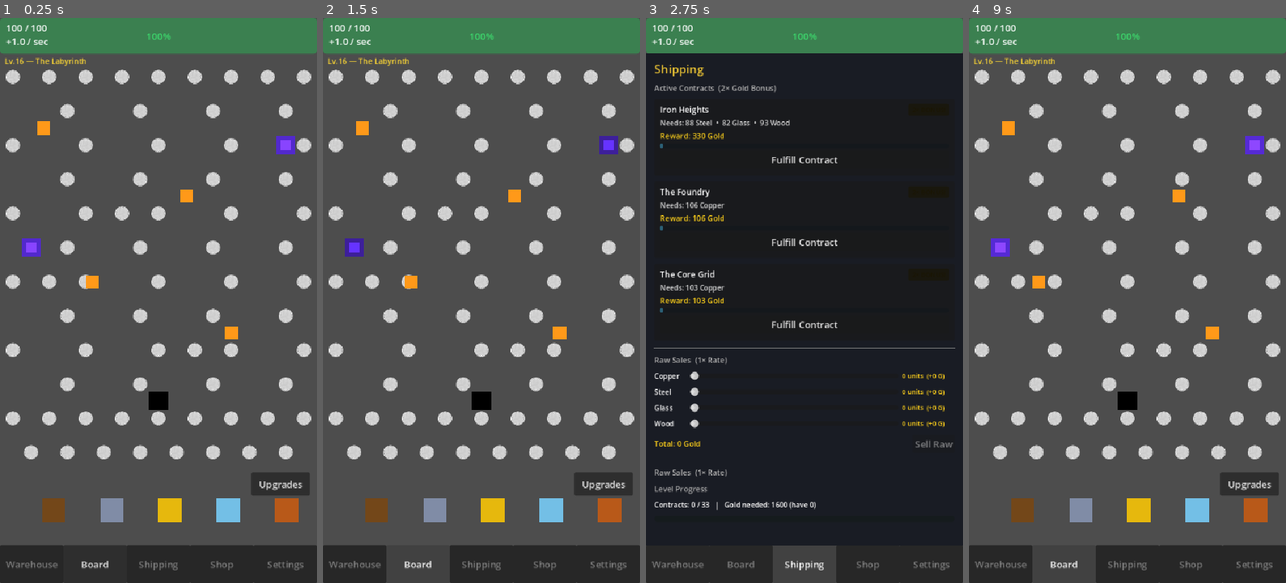
Above: before the commit, frames 1-4 (left to right).
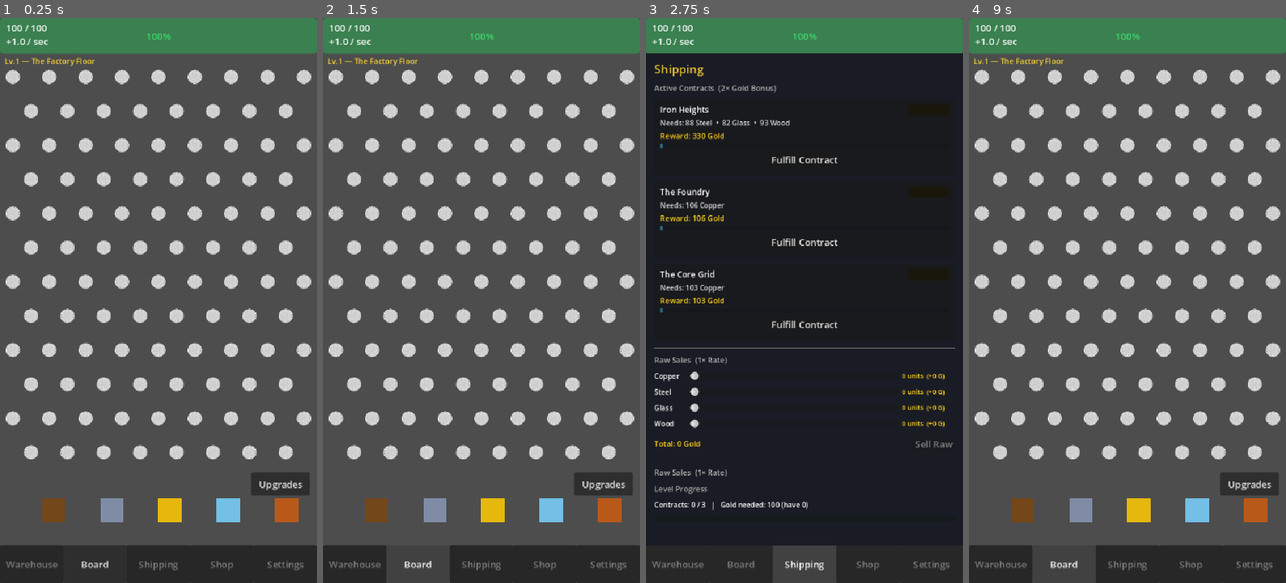
Above: after the commit, the same moments.

Repository: RafaelNTeixeira/ScrapFall
Game: Godot game, scene res://scenes/Main.tscn
Same seed, same stepped clock (60 frames per second), same inputs: the game is played once before the commit and once after it. Sound files missing from this copy of the repository are replaced by a short silence.
Inputs:
- Up to frame 1 (0.25 s): no input
- Up to frame 2 (1.5 s): click "Warehouse" at 0.5 s; click "Board" at 1.25 s
- Up to frame 3 (2.75 s): click "Shipping" at 2 s
- Up to frame 4 (9 s): click "Shop" at 2.75 s; click "Factory ✓" at 3.5 s; click "Cyberpunk" at 4.25 s; click "Factory" at 5 s; click "Steampunk" at 5.75 s; click "Steampunk ✓" at 6.5 s; click "Zen" at 7.25 s; click "Zen ✓" at 8 s; click "Tier 1 → 50% (200 G)" at 8.75 s

The runs differ from the first frame. In frame 1, 4.1% of the frame differs, in the area x 6-94%, y 7-70%; in frame 2, 4.1%; in frame 3, 0.2%; in frame 4, 4.1%.

Commit message:
fix: Reset current level to 1 from debugging

Diff:
--- a/scripts/LevelManager.gd
+++ b/scripts/LevelManager.gd
@@ -11,7 +11,7 @@
 signal advance_available(available: bool)
 signal show_advance_ui_requested()   # ShippingUI fires this; LevelTransitionUI listens
 
-var current_level:          int = 16
+var current_level:          int = 1
 var contracts_this_level:   int = 0
 
 # -----------------------------------------------------------------------------
